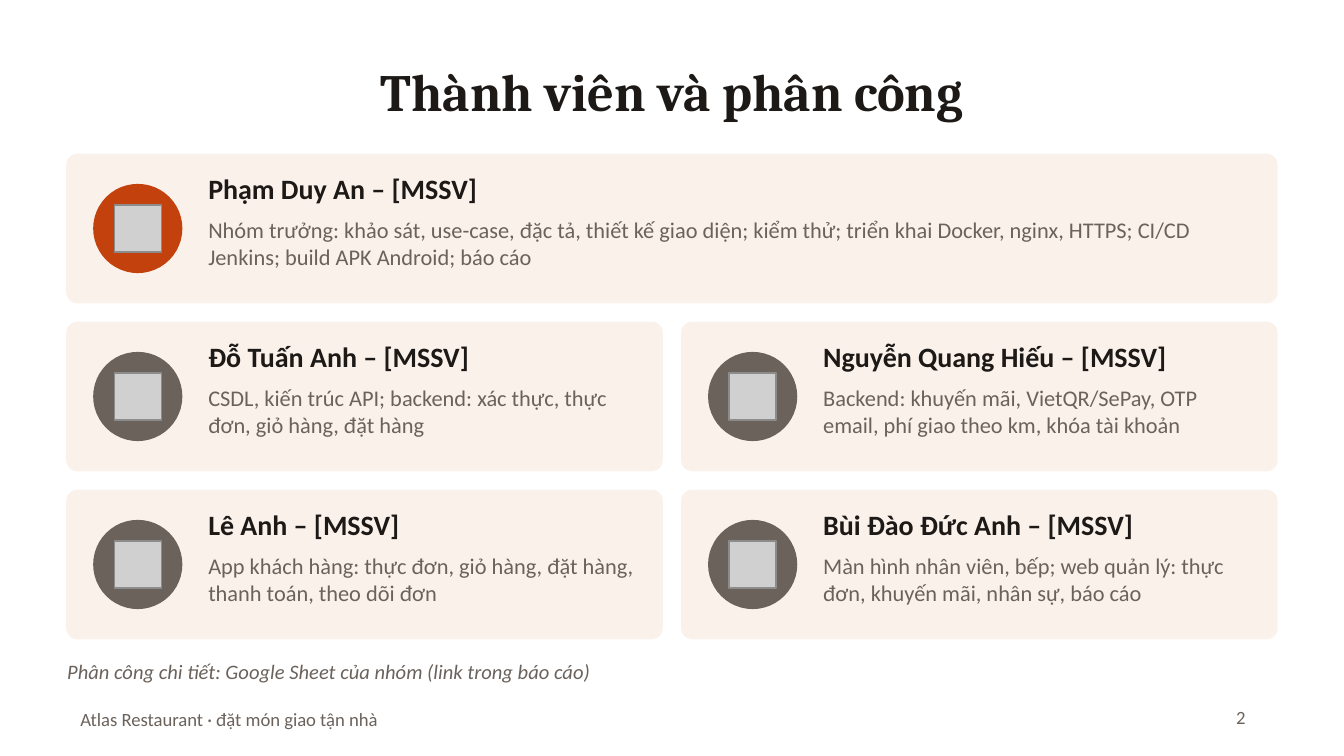
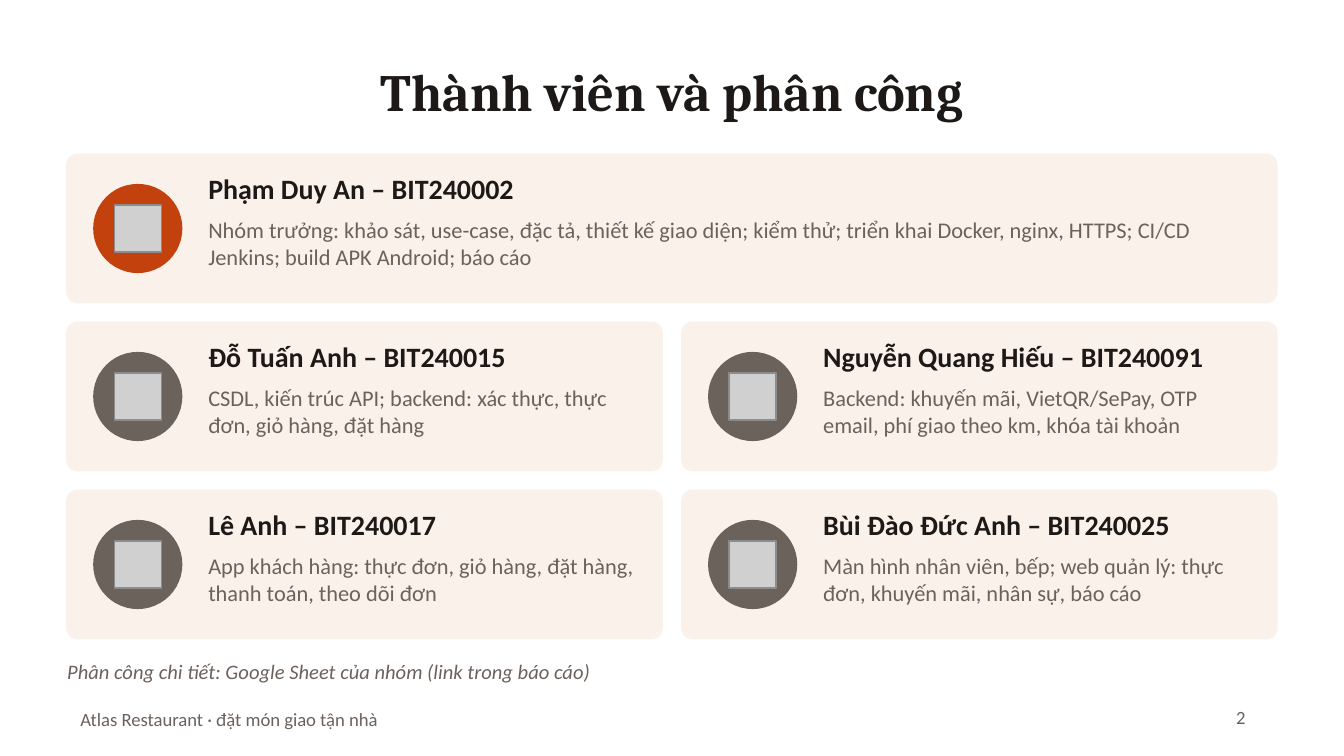
Before and after one commit to Anpham120/restaurant-ordering-mobile, a slide deck: slide 2 of docs/Slide_BTL_AtlasRestaurant.pptx. Drawn at 1344x756 pixels with LibreOffice and Linux fonts; fonts in the diff are those of the drawing; grey boxes stand for pictures. Boxes give left, top, right and bottom in pixels: in the first picture for what was removed or moved away, otherwise in the second. Text is boxed around its words. In the diff, an @@ line names an element or a change of style, - is before the commit and + after.

```diff
--- a/docs/Slide_BTL_AtlasRestaurant.pptx
+++ b/docs/Slide_BTL_AtlasRestaurant.pptx
@@ text at (208,179,514,204): text changed @@
-Phạm Duy An – [MSSV]
+Phạm Duy An – BIT240002
@@ text at (208,344,506,368): text changed @@
-Đỗ Tuấn Anh – [MSSV]
+Đỗ Tuấn Anh – BIT240015
@@ text at (823,344,1203,372): text changed @@
-Nguyễn Quang Hiếu – [MSSV]
+Nguyễn Quang Hiếu – BIT240091
@@ text at (208,515,436,536): text changed @@
-Lê Anh – [MSSV]
+Lê Anh – BIT240017
@@ text at (823,515,1170,536): text changed @@
-Bùi Đào Đức Anh – [MSSV]
+Bùi Đào Đức Anh – BIT240025
```
Also in this commit, not shown: 1 other slide changed, 1 other file.
